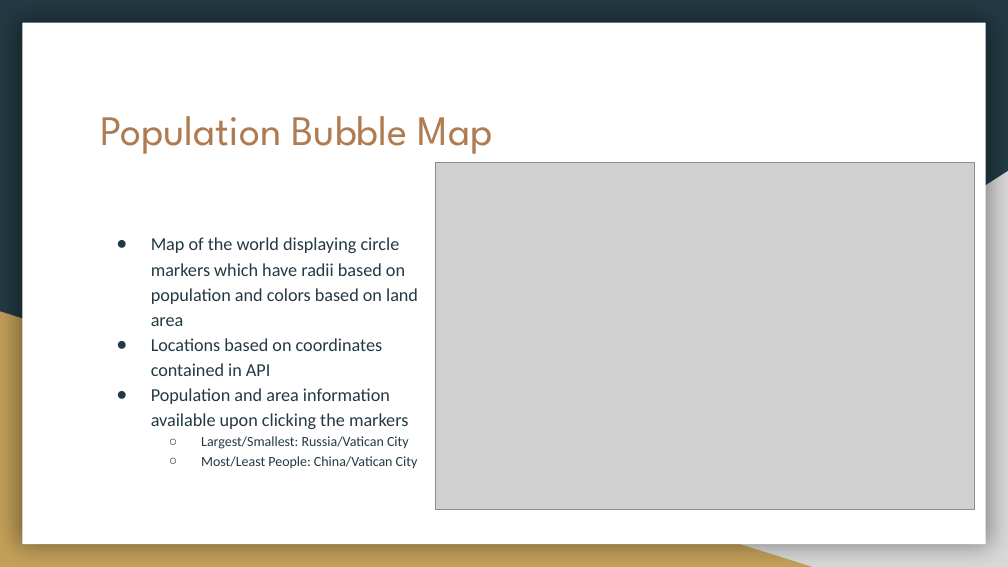
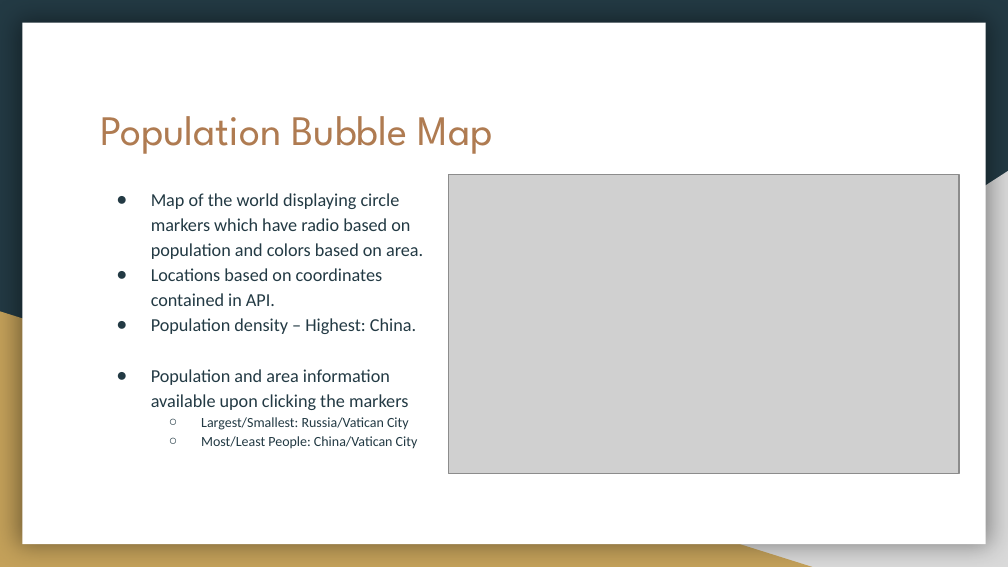
Before and after one commit to nelsonalb/World_Population-Project-3, a slide deck: slide 7 of Project 3- World Data Population.pptx. Drawn at 1008x567 pixels with LibreOffice and Linux fonts; fonts in the diff are those of the drawing; grey boxes stand for pictures. Boxes give left, top, right and bottom in pixels: in the first picture for what was removed or moved away, otherwise in the second. Text is boxed around its words. In the diff, an @@ line names an element or a change of style, - is before the commit and + after.

```diff
--- a/Project 3- World Data Population.pptx
+++ b/Project 3- World Data Population.pptx
@@ text "Map of the world displaying ...": place and size @@
-text "Map of the world displaying ..." at [151, 237, 418, 468]
+text "Map of the world displaying ..." at [151, 193, 423, 448]
@@ picture: place and size @@
-picture at [435, 162, 975, 509]
+picture at [449, 174, 960, 474]
@@ text at [151, 193, 423, 334]: text changed @@
-● Map of the world displaying circle markers which have radii based on population and colors based on land area
-● Locations based on coordinates contained in API
+● Map of the world displaying circle markers which have radio based on population and colors based on area.
+● Locations based on coordinates contained in API.
+● Population density – Highest: China.
```
Also in this commit, not shown: 1 slide added, 1 slide removed.
